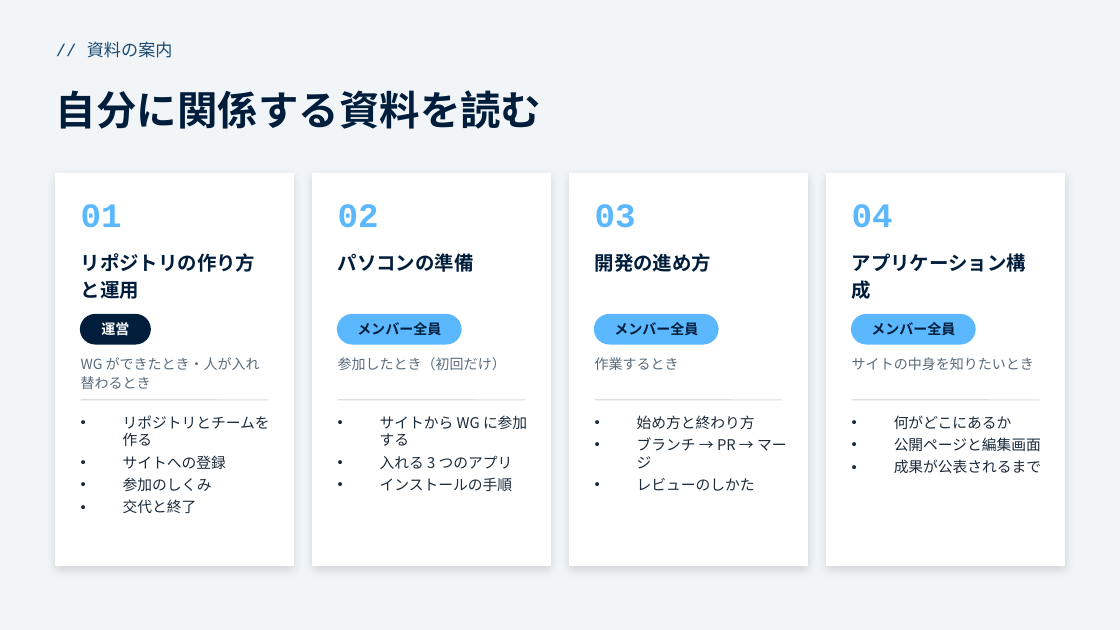
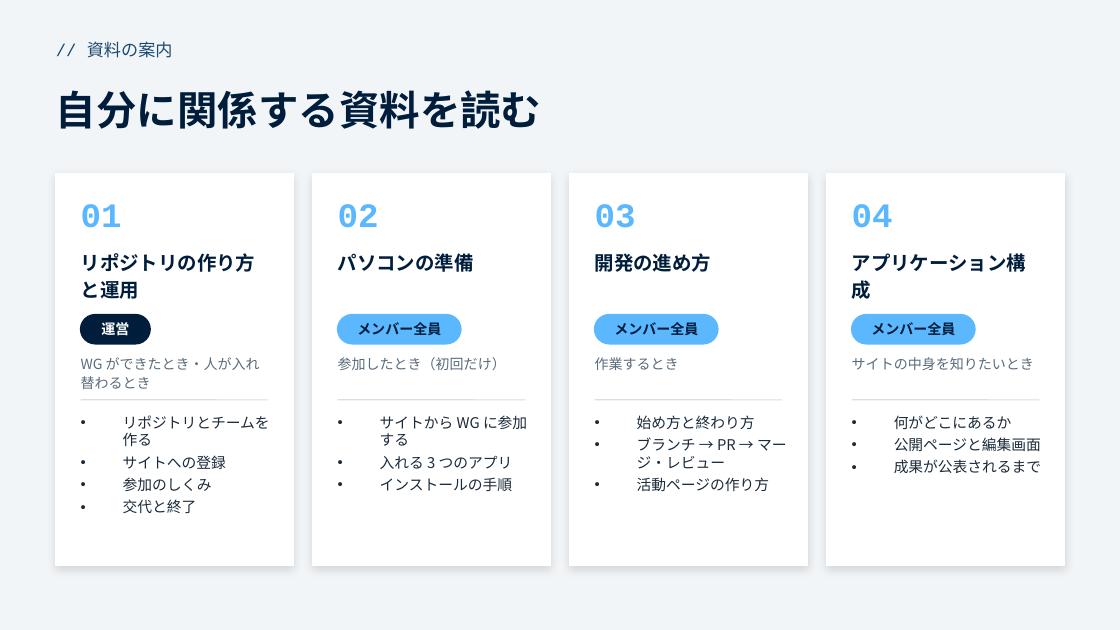
Before and after one commit to funITclub/homepage, a slide deck: slide 4 of static/guide/00_概要.pptx. Drawn at 1120x630 pixels with LibreOffice and Linux fonts; fonts in the diff are those of the drawing. Boxes give left, top, right and bottom in pixels: in the first picture for what was removed or moved away, otherwise in the second. Text is boxed around its words. In the diff, an @@ line names an element or a change of style, - is before the commit and + after.

```diff
--- a/static/guide/00_概要.pptx
+++ b/static/guide/00_概要.pptx
@@ text at [637, 437, 786, 491]: text changed @@
-• ブランチ → PR → マージ
-• レビューのしかた
+• ブランチ → PR → マージ・レビュー
+• 活動ページの作り方
```
Also in this commit, not shown: 2 other slides changed, 6 other files.
